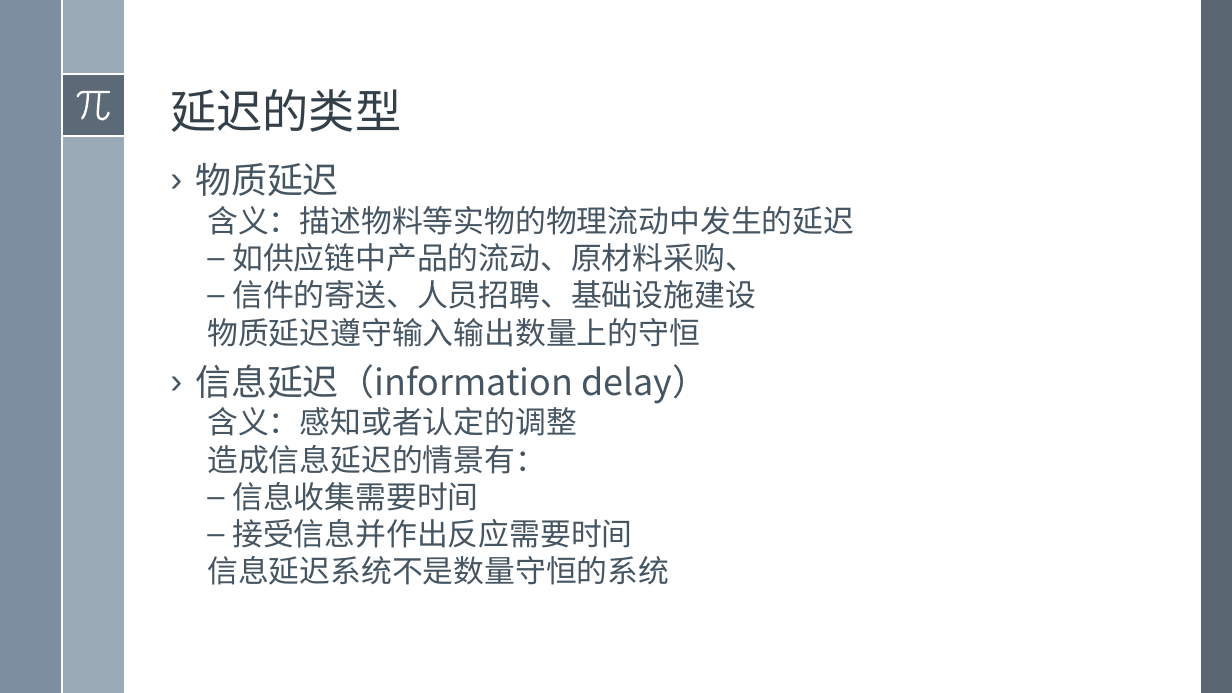
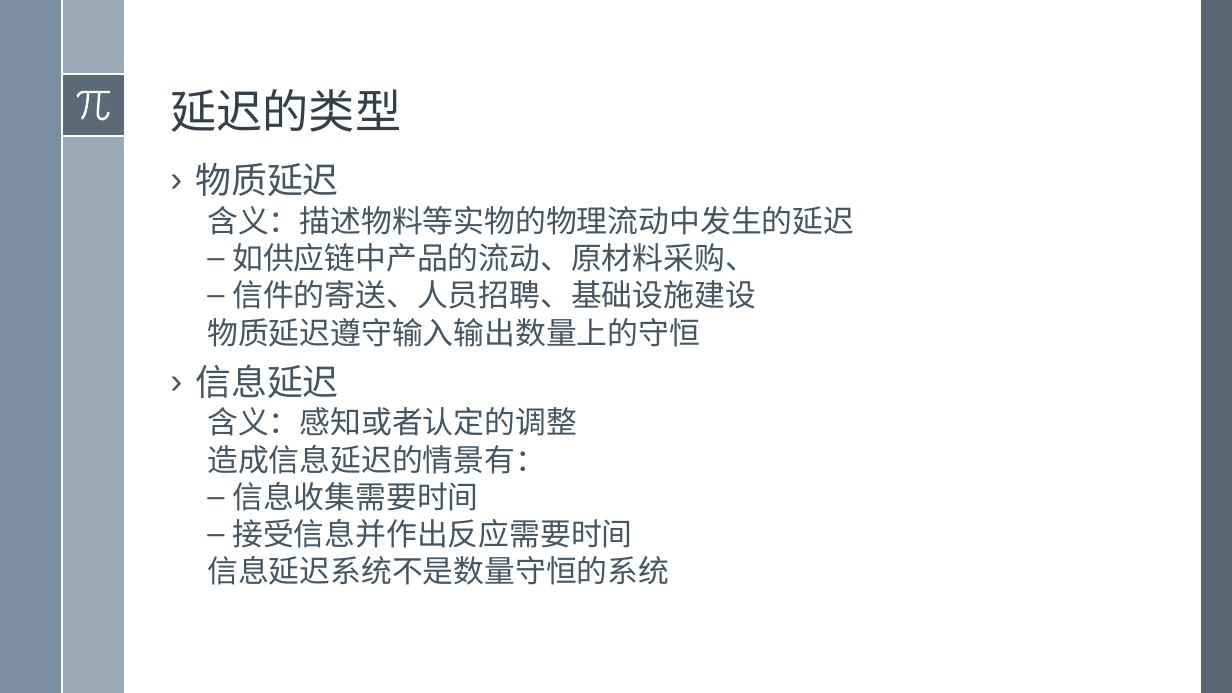
Before and after one commit to exoplanetX/SystemDynamics, a slide deck: slide 2 of 2019系统仿真-13- 延迟原理(编写中).pptx. Drawn at 1232x693 pixels with LibreOffice and Linux fonts; fonts in the diff are those of the drawing. Boxes give left, top, right and bottom in pixels: in the first picture for what was removed or moved away, otherwise in the second. Text is boxed around its words. In the diff, an @@ line names an element or a change of style, - is before the commit and + after.

```diff
--- a/2019系统仿真-13- 延迟原理(编写中).pptx
+++ b/2019系统仿真-13- 延迟原理(编写中).pptx
@@ text at bbox=[195, 364, 339, 398]: text changed @@
-› 信息延迟（information delay）
+› 信息延迟
```
Also in this commit, not shown: 4 other slides changed.
